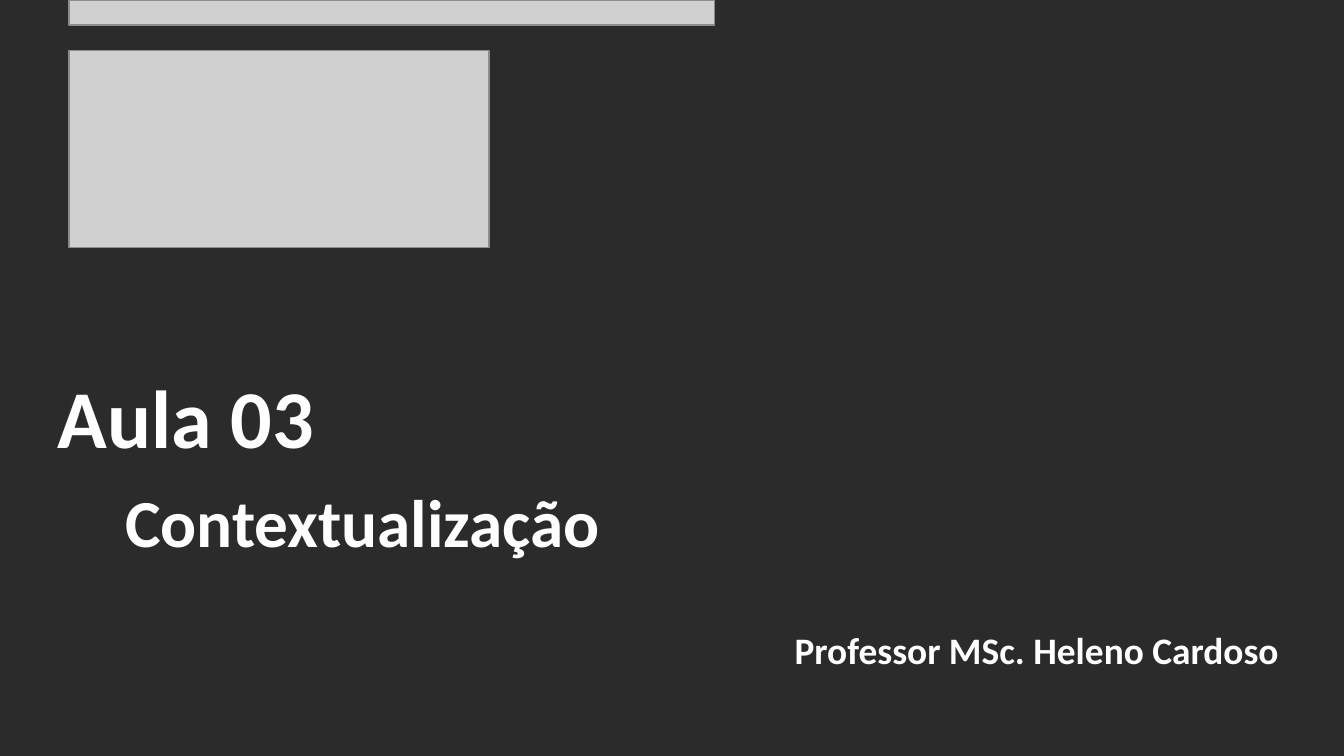
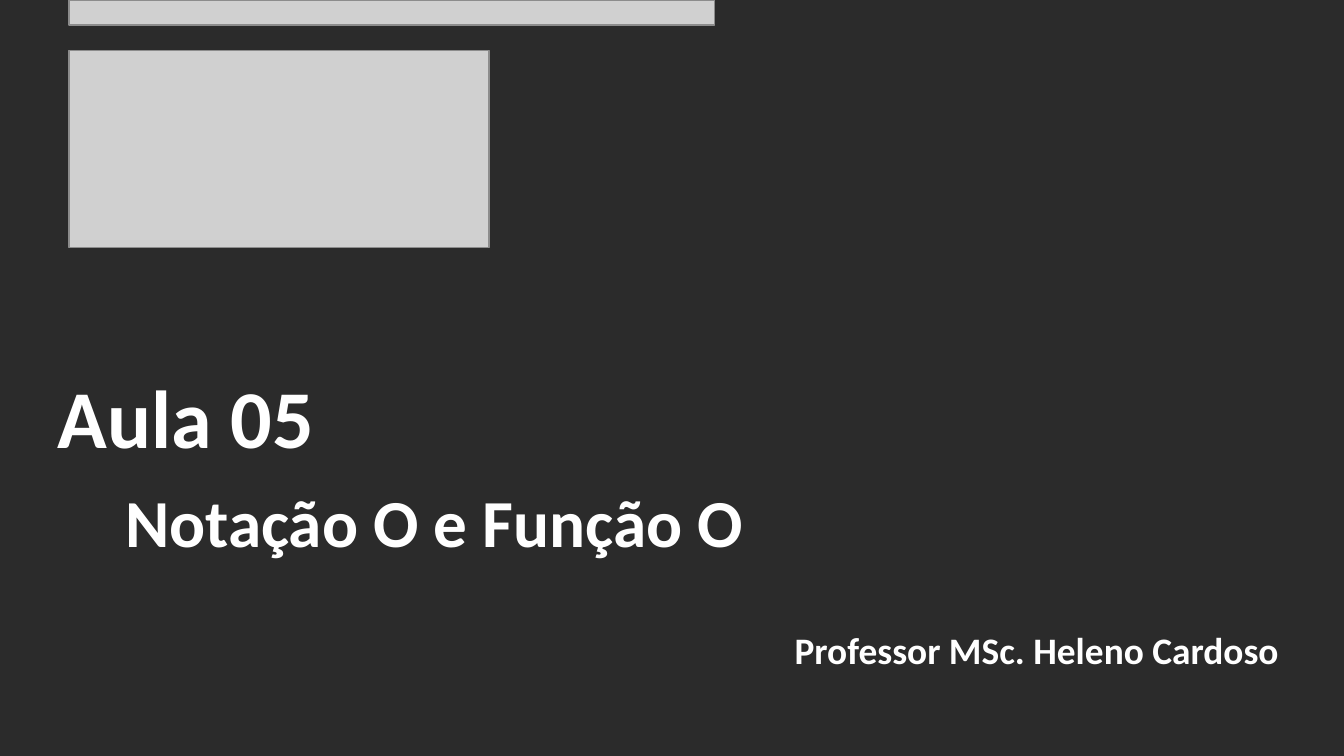
Before and after one commit to CloudEducationBrazil/WydenAlgoritmosEComplexidade, a slide deck: slide 2 of 01 Classes/Aula 05 - Algoritmos e Complexidade - Notação O e Função O.pptx. Drawn at 1344x756 pixels with LibreOffice and Linux fonts; fonts in the diff are those of the drawing; grey boxes stand for pictures; background and template pictures are left out; a plain dark background stands for a picture behind light text. Boxes give left, top, right and bottom in pixels: in the first picture for what was removed or moved away, otherwise in the second. Text is boxed around its words. In the diff, an @@ line names an element or a change of style, - is before the commit and + after.

```diff
--- a/01 Classes/Aula 05 - Algoritmos e Complexidade - Notação O e Função O.pptx
+++ b/01 Classes/Aula 05 - Algoritmos e Complexidade - Notação O e Função O.pptx
@@ title at (x1=58, y1=390, x2=743, y2=559): text changed @@
-Aula 03
-Contextualização
+Aula 05
+Notação O e Função O
```
Also in this commit, not shown: 1 other slide changed, 1 slide added, 12 other files.
